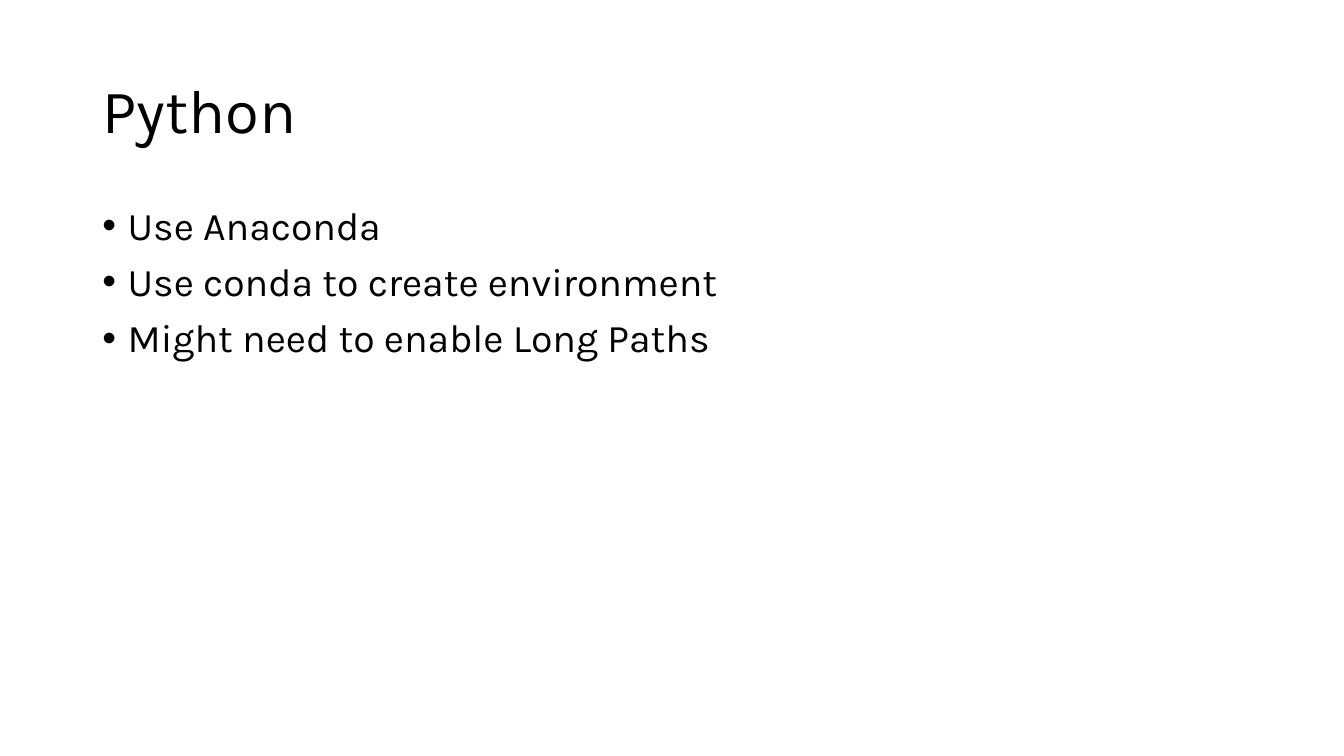
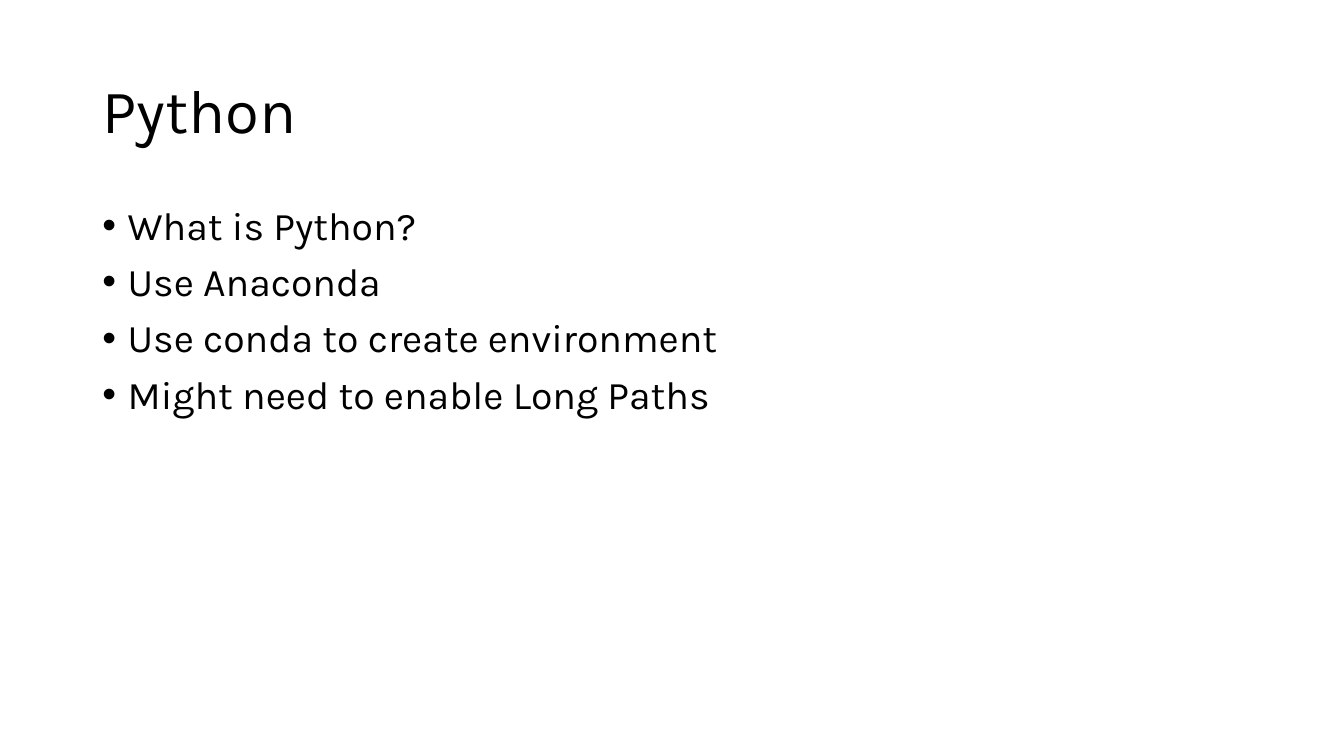
Before and after one commit to phil-a10/Talks, a slide deck: slide 43 of Data Engineering Using Free Tools/Learn Data Engineering For Free.pptx (slide 39 before the commit). Drawn at 1344x756 pixels with LibreOffice and Linux fonts; fonts in the diff are those of the drawing. Boxes give left, top, right and bottom in pixels: in the first picture for what was removed or moved away, otherwise in the second. Text is boxed around its words. In the diff, an @@ line names an element or a change of style, - is before the commit and + after.

```diff
--- a/Data Engineering Using Free Tools/Learn Data Engineering For Free.pptx
+++ b/Data Engineering Using Free Tools/Learn Data Engineering For Free.pptx
@@ text at <box>128,213,416,250</box>: paragraph added @@
+• What is Python?
```
Also in this commit, not shown: 3 other slides changed, 13 slides added, 2 other files.
